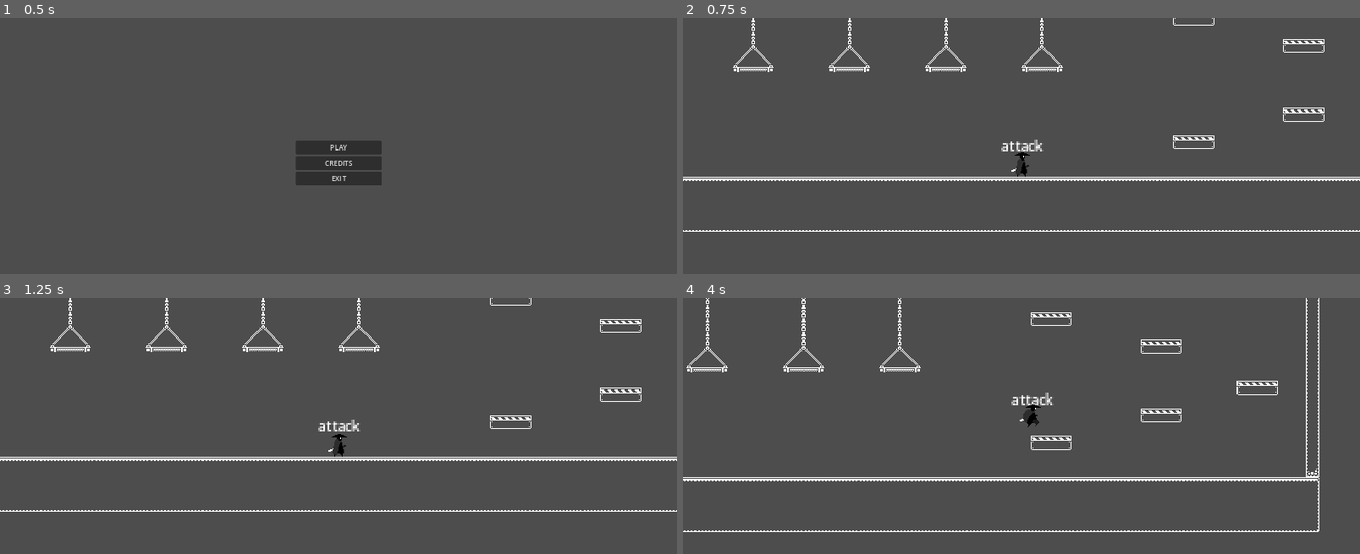
Above: before the commit, frames 1-4 (two rows, left to right).
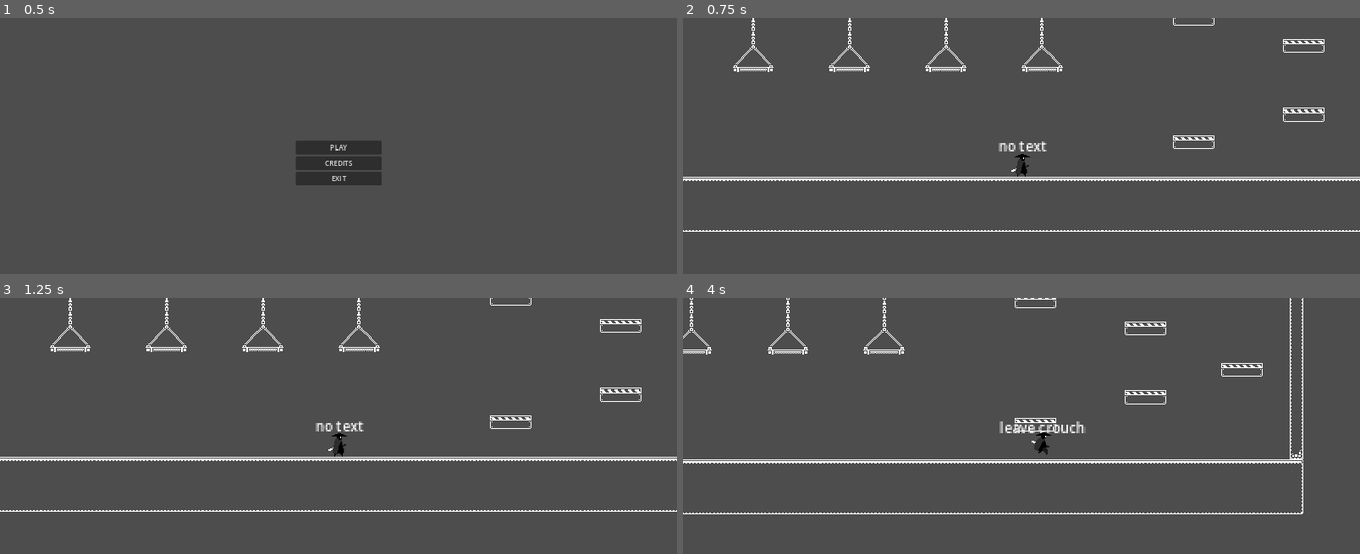
Above: after the commit, the same moments.

Repository: Bhaygon/nextindie_jam_01
Game: Godot game, scene res://scenes/main.tscn
The game is run twice, just before and just after one commit, with the same random seed, the same clock (stepped at 60 frames per second) and the same inputs.
Inputs (mouse positions are in pixels of both pictures, inside the frame that each line leads up to):
- Up to frame 1 (0.5 s): no input
- Up to frame 2 (0.75 s): click "PLAY" at 0.5 s
- Up to frame 3 (1.25 s): no input
- Up to frame 4 (4 s): tap Enter at 1.25 s; move the mouse to (1170, 428) at 1.27 s; hold D (right) 1.28-2.78 s; click (1170, 428) at 1.35 s; tap Space (jump) at 1.52, 2.27, 3.77 s; right-click (1170, 428) at 1.55 s; move the mouse to (886, 456) at 2.02 s; right-click (886, 456) at 2.1 s; click (886, 456) at 2.3 s; move the mouse to (1089, 379) at 2.77 s; hold A (left) 2.78-3.53 s; click (1089, 379) at 2.85 s; right-click (1089, 379) at 3.05 s; move the mouse to (987, 500) at 3.52 s; hold D (right) from 3.53 s (still down); tap Ctrl (crouch) at 3.6 s; click (987, 500) at 3.8 s

Frame 1 is identical in both runs. In frame 2, 0.2% of the frame differs, in the area x 46-54%, y 47-57%; in frame 3, 0.2%; in frame 4, 6.1%, in the area x 0-94%, y 0-92%.

Commit message:
New sprites

Diff:
--- a/scripts/player/states/fall.gd
+++ b/scripts/player/states/fall.gd
@@ -5,8 +5,8 @@
 @export var jump_state: State
 
 @export var slam_state: State
-@export var attack_state: State
-@export var special_state: State
+#@export var attack_state: State
+#@export var special_state: State
 
 @export var extra_gravity = 300
 
@@ -19,11 +19,11 @@
     if Input.is_action_just_pressed("slam") and not parent.down_distance_raycast.is_colliding():
         return slam_state
     #todo Attack
-    if Input.is_action_just_pressed("attack"):
-        return attack_state
+    #if Input.is_action_just_pressed("attack"):
+    #    return attack_state
     #todo Special
-    if Input.is_action_just_pressed("special"):
-        return special_state
+    #if Input.is_action_just_pressed("special"):
+    #    return special_state
     # Move
     var right = Input.is_action_pressed("right")
     var left = Input.is_action_pressed("left")
--- a/scripts/player/states/idle.gd
+++ b/scripts/player/states/idle.gd
@@ -4,7 +4,7 @@
 @export var jump_state: State
 @export var run_state: State
 
-@export var attack_state: State
+#@export var attack_state: State
 @export var special_state: State
 @export var crouch_state: State
 
@@ -18,8 +18,8 @@
 	if Input.is_action_just_pressed("crouch"):
 		return crouch_state
 	#todo Attack
-	if Input.is_action_just_pressed("attack"):
-		return attack_state
+	#if Input.is_action_just_pressed("attack"):
+	#	return attack_state
 	#todo Special
 	if Input.is_action_just_pressed("special"):
 		return special_state
--- a/scripts/player/states/jump.gd
+++ b/scripts/player/states/jump.gd
@@ -5,8 +5,8 @@
 @export var run_state: State
 
 @export var slam_state: State
-@export var attack_state: State
-@export var special_state: State
+#@export var attack_state: State
+#@export var special_state: State
 
 @export var jump_force: int = -300
 @export var extra_gravity = 200
@@ -21,11 +21,11 @@
     if Input.is_action_just_pressed("slam") and not parent.down_distance_raycast.is_colliding():
         return slam_state
     #todo Attack
-    if Input.is_action_just_pressed("attack"):
-        return attack_state
+    #if Input.is_action_just_pressed("attack"):
+    #    return attack_state
     #todo Special
-    if Input.is_action_just_pressed("special"):
-        return special_state
+    #if Input.is_action_just_pressed("special"):
+    #    return special_state
     # Move
     var right = Input.is_action_pressed("right")
     var left = Input.is_action_pressed("left")
--- a/scripts/player/states/run.gd
+++ b/scripts/player/states/run.gd
@@ -5,8 +5,8 @@
 @export var idle_state: State
 
 @export var slide_state: State
-@export var attack_state: State
-@export var special_state: State
+#@export var attack_state: State
+#@export var special_state: State
 @export var crouch_state: State
 
 func enter() -> void:
@@ -15,11 +15,11 @@
 
 func process_physics(delta: float) -> State:
 	#todo Attack
-	if Input.is_action_just_pressed("attack"):
-		return attack_state
+	#if Input.is_action_just_pressed("attack"):
+	#	return attack_state
 	#todo Special
-	if Input.is_action_just_pressed("special"):
-		return special_state
+	#if Input.is_action_just_pressed("special"):
+	#	return special_state
 	#todo Crouch
 	if Input.is_action_just_pressed("crouch"):
 		return crouch_state
Binary file added: assets/test/krimpus_gameover.png
Not shown, added: assets/test/krimpus_gameover.png.import
Binary file added: assets/test/krimpus_idle.png
Not shown, added: assets/test/krimpus_idle.png.import
Binary file added: assets/test/krimpus_jump.png
Not shown, added: assets/test/krimpus_jump.png.import
Binary file added: assets/test/krimpus_slam.png
Not shown, added: assets/test/krimpus_slam.png.import
Binary file added: assets/test/krimpus_walk_1.png
Not shown, added: assets/test/krimpus_walk_1.png.import
Binary file added: assets/test/krimpus_walk_2.png
Not shown, added: assets/test/krimpus_walk_2.png.import
(and 5 more such lines)
